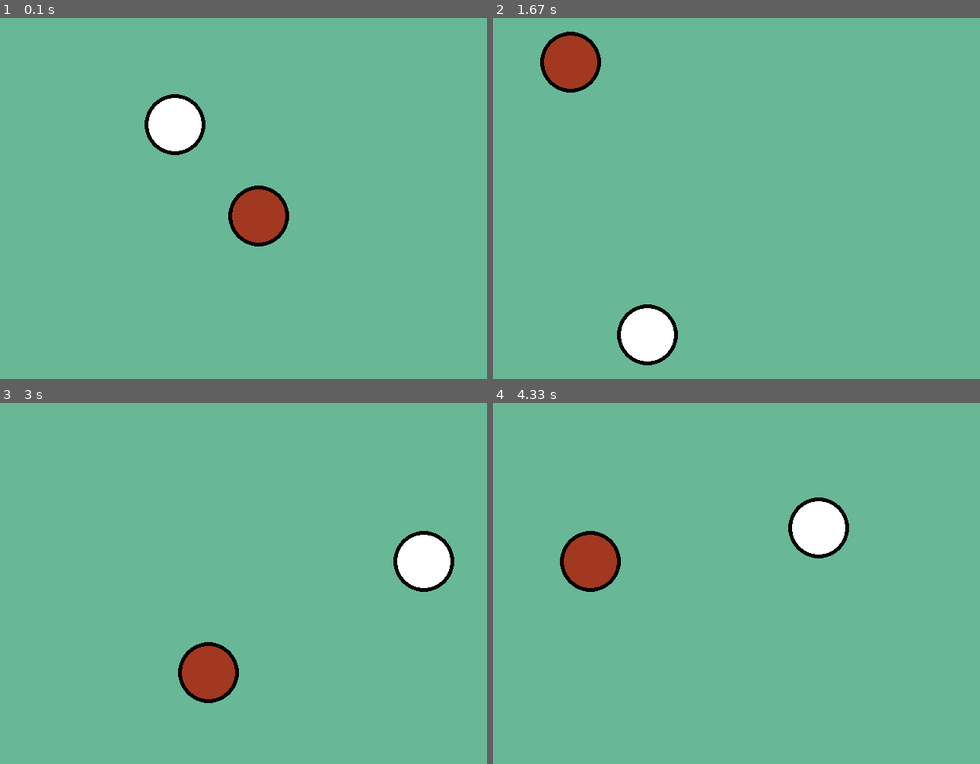
Above: before the commit, frames 1-4 (two rows, left to right).
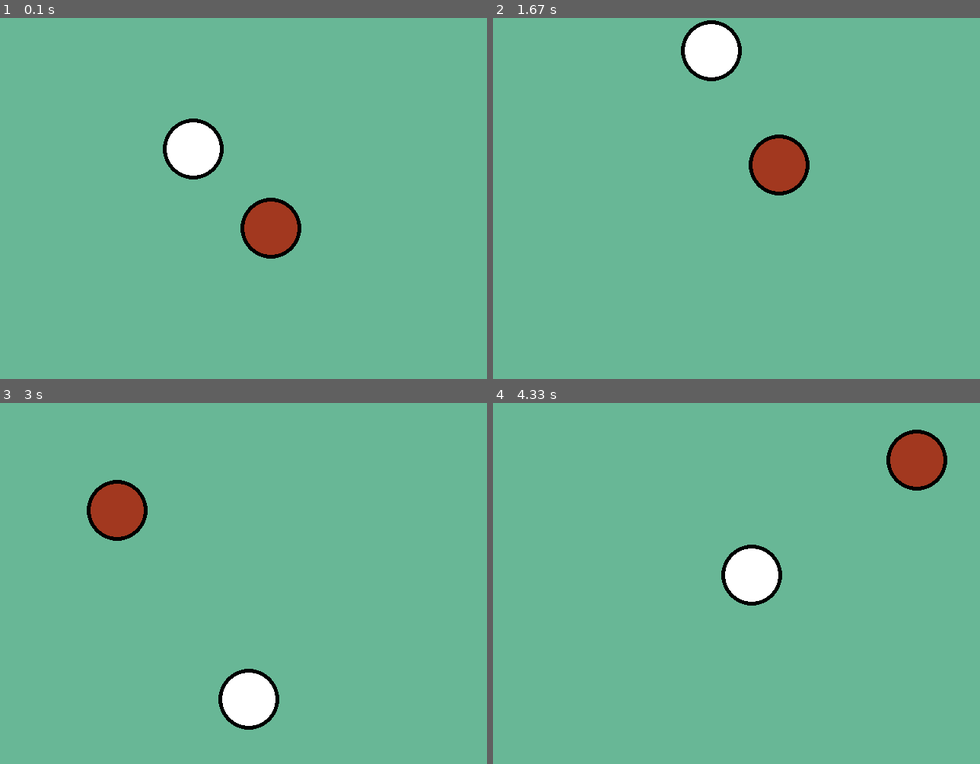
Above: after the commit, the same moments.

Repository: infProgram/inf371_spring2022-Pieces-Ho
Game: pygame game, started from pygameTutorials/respondToCollision.py
Same seed, same stepped clock (60 frames per second), same inputs: the game is played once before the commit and once after it.
Inputs:
- Up to frame 1 (0.1 s): no input
- Up to frame 2 (1.67 s): no input
- Up to frame 3 (3 s): no input
- Up to frame 4 (4.33 s): no input

The runs differ from the first frame. In frame 1, 3.7% of the frame differs, in the area x 29-62%, y 21-67%; in frame 2, 6.6%, in the area x 9-65%, y 0-97%; in frame 3, 6.4%; in frame 4, 6.6%.

Commit message:
let they speed random after collision

Diff:
--- a/pygameTutorials/respondToCollision.py
+++ b/pygameTutorials/respondToCollision.py
@@ -1,4 +1,4 @@
-import sys, pygame, time
+import sys, pygame, time, random
 pygame.init()
 
 size = width, height = 640, 480
@@ -22,8 +22,12 @@
   ballB = pygame.draw.circle(screen, (255,255,255), [Bx,By], 40, width=0)
   ballB_Frame = pygame.draw.circle(screen, (0,0,0), [Bx,By], 40, width=5)
 
-  if ballA.left <= 0 or ballA.right >= width:  ASx = - ASx
-  if ballA.top <= 0 or ballA.bottom >= height:   ASy = - ASy
+  if ballA.left <= 0 or ballA.right >= width:
+      ASx = - ASx
+      Ax = Ax + ASx * 4
+  if ballA.top <= 0 or ballA.bottom >= height:
+      ASy = - ASy
+      Ay = Ay + ASy * 4
   Ax = Ax + ASx
   Ay = Ay + ASy
 
@@ -34,14 +38,14 @@
 
   if ballA.colliderect(ballB):
     print("Collide.")
-    ASx = - ASx
-    ASy = - ASy
-    BSx = - BSx
-    BSy = - BSy
-    Ax = Ax + ASx * 9  #when collide,they back in 10 times speed
-    Ay = Ay + ASy * 9
-    Bx = Bx + BSx * 9
-    By = By + BSy * 9
+    ASx = random.choice((-1, 1))* random.randint(2,5)
+    ASy = random.choice((-1, 1))* random.randint(2,5)
+    BSx = random.choice((-1, 1))* random.randint(2,5)
+    BSy = random.choice((-1, 1))* random.randint(2,5)
+    Ax = Ax + ASx * 5  #when collide,they back in 5 times speed
+    Ay = Ay + ASy * 5
+    Bx = Bx + BSx * 5
+    By = By + BSy * 5
 
-  time.sleep(0.009)
+  time.sleep(0.005)
   pygame.display.flip()  # 刷新整个界面显示  # pygame.display.update(_) 刷新指定部分显示
